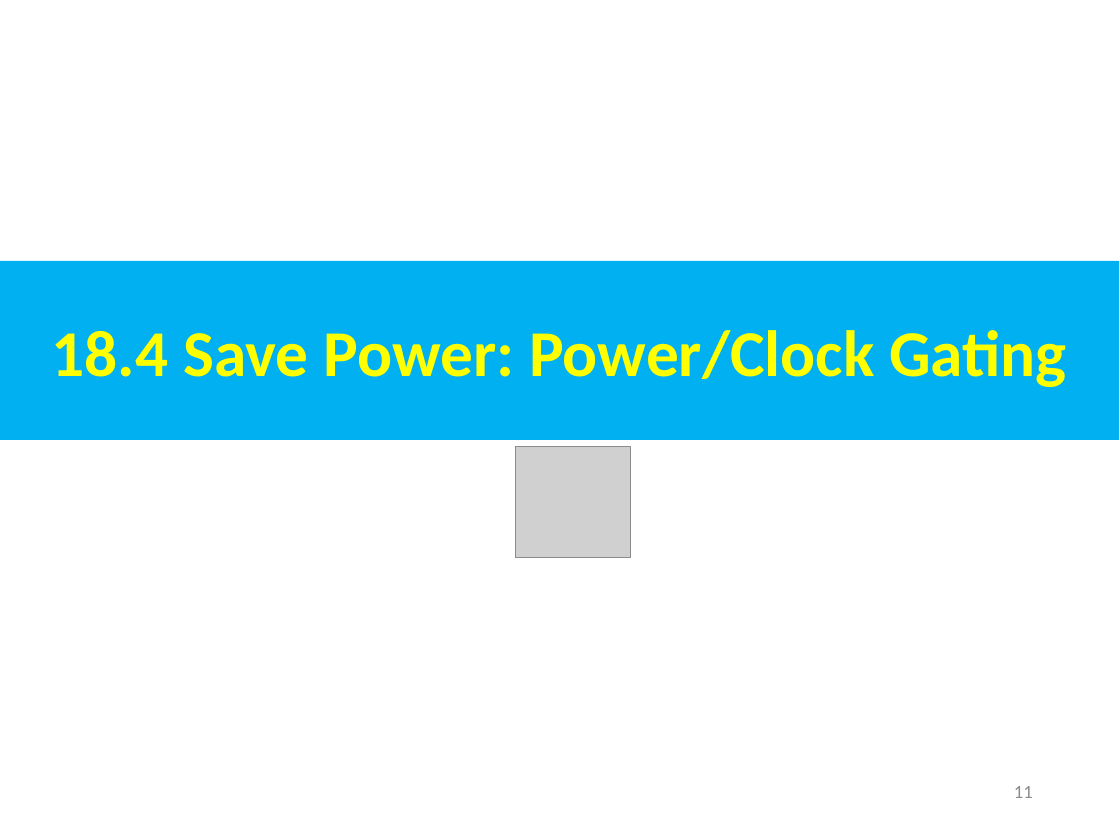
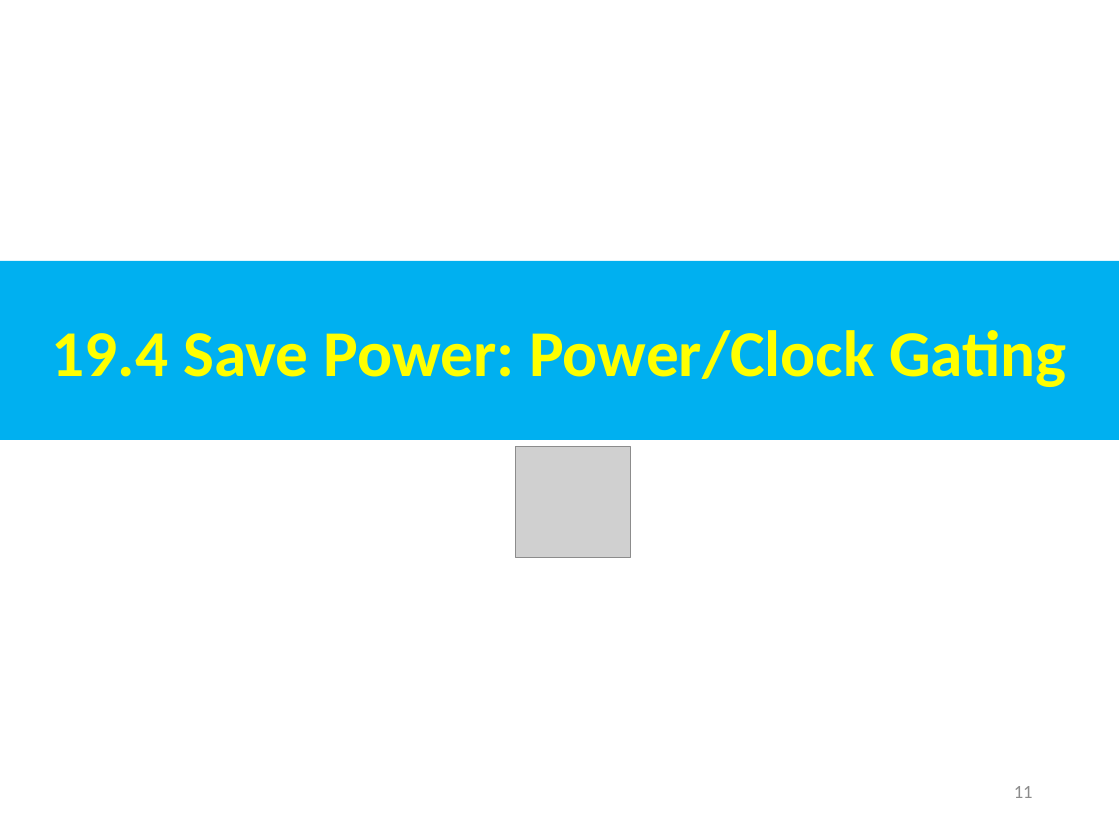
Before and after one commit to peterhchen/AIU_CS800_Chisel, a slide deck: slide 11 of 500_UCSC_HWD/019_DSE/000_Video/019.DSE.ppt. Drawn at 1120x840 pixels with LibreOffice and Linux fonts; fonts in the diff are those of the drawing; grey boxes stand for pictures. Boxes give left, top, right and bottom in pixels: in the first picture for what was removed or moved away, otherwise in the second. Text is boxed around its words. In the diff, an @@ line names an element or a change of style, - is before the commit and + after.

```diff
--- a/500_UCSC_HWD/019_DSE/000_Video/019.DSE.ppt
+++ b/500_UCSC_HWD/019_DSE/000_Video/019.DSE.ppt
@@ text in rectangle at (52,330,1067,387): text changed @@
-18.4 Save Power: Power/Clock Gating
+19.4 Save Power: Power/Clock Gating
```
Also in this commit, not shown: 32 other slides changed.
